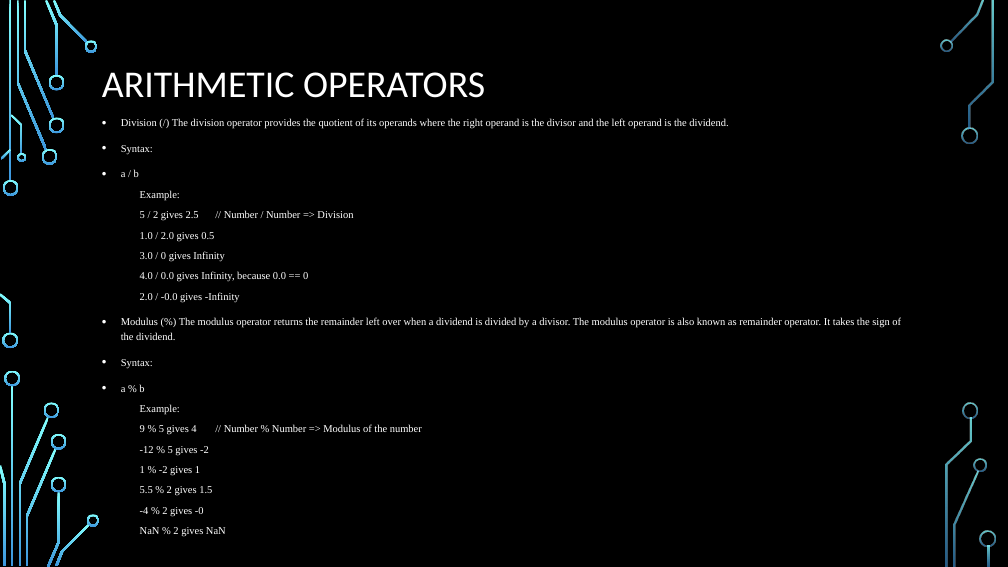
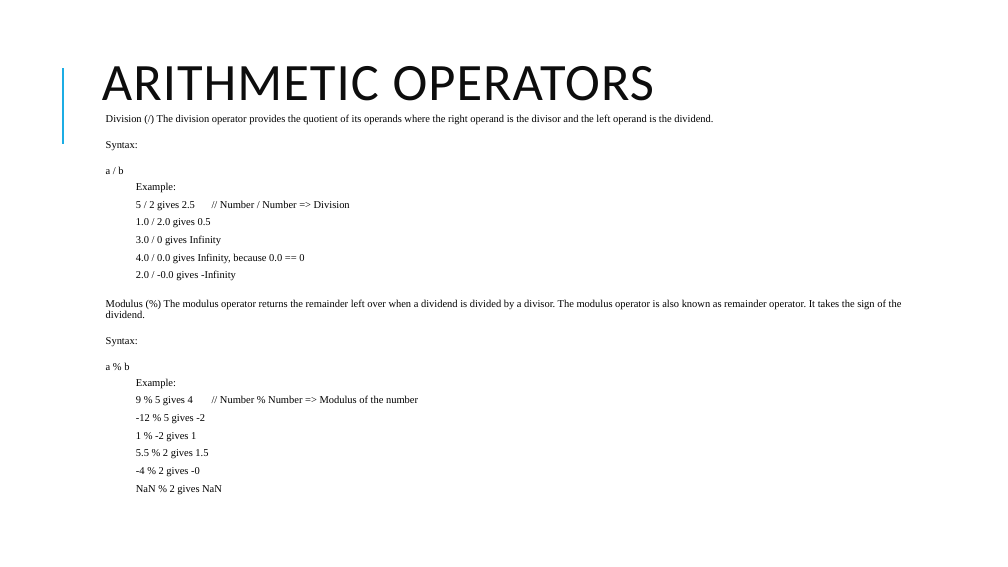
Before and after one commit to PramodJana/JavaScript, a slide deck: slide 11 of GFG JS Course Curriculam/Articles/001 Basics of JavaScript.pptx. Drawn at 1008x567 pixels with LibreOffice and Linux fonts; fonts in the diff are those of the drawing; background and template pictures are left out. Boxes give left, top, right and bottom in pixels: in the first picture for what was removed or moved away, otherwise in the second. Text is boxed around its words. In the diff, an @@ line names an element or a change of style, - is before the commit and + after.

```diff
--- a/GFG JS Course Curriculam/Articles/001 Basics of JavaScript.pptx
+++ b/GFG JS Course Curriculam/Articles/001 Basics of JavaScript.pptx
@@ background picture (left out) to #FFFFFF @@
@@ title "ARITHMETIC OPERATORS" at (102,66,654,101): size 36 to 50 pt, text colour #FFFFFF to #0D0D0D, letter spacing 0 to 1 pt; line spacing 0.9 to 0.8 @@
@@ line added from (63, 144) to (63, 68), #1CADE4 1.5 pt @@
@@ text "Division (/) The division operator ..." at (106,114,902,477): text colour #FFFFFF to #000000; bullet • to  ; line spacing 1.2 to 0.9; more space between paragraphs @@
@@ group removed at (0,0,996,567): 33 freeform shapes, 3 rectangles @@
```
Also in this commit, not shown: 15 other slides changed.
